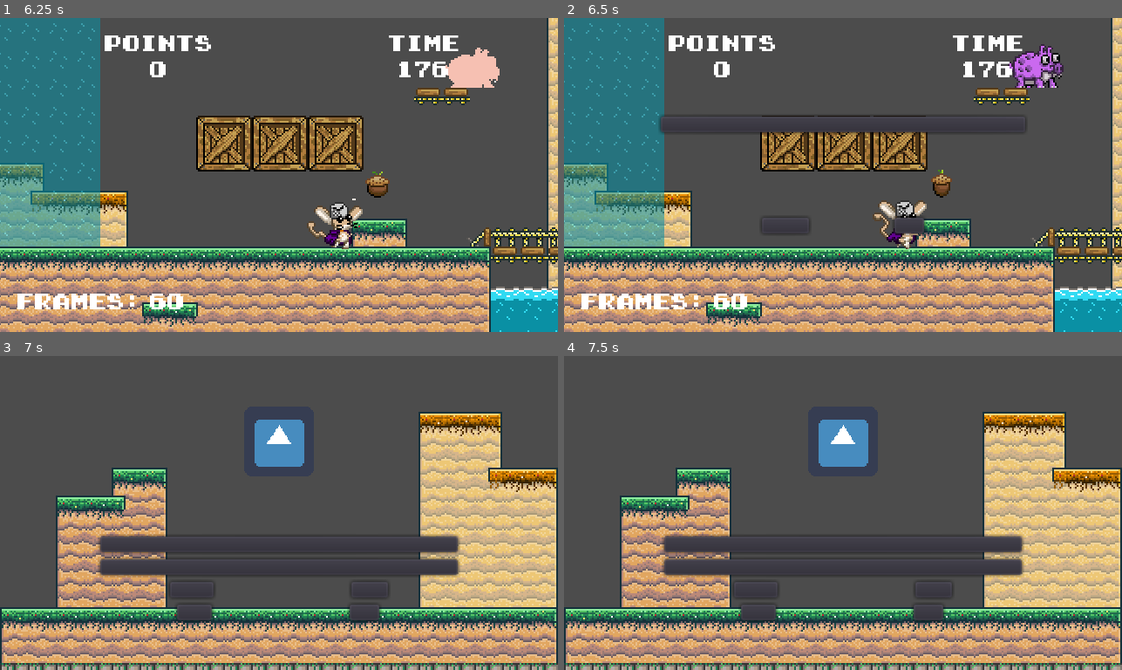
Above: before the commit, frames 1-4 (two rows, left to right).
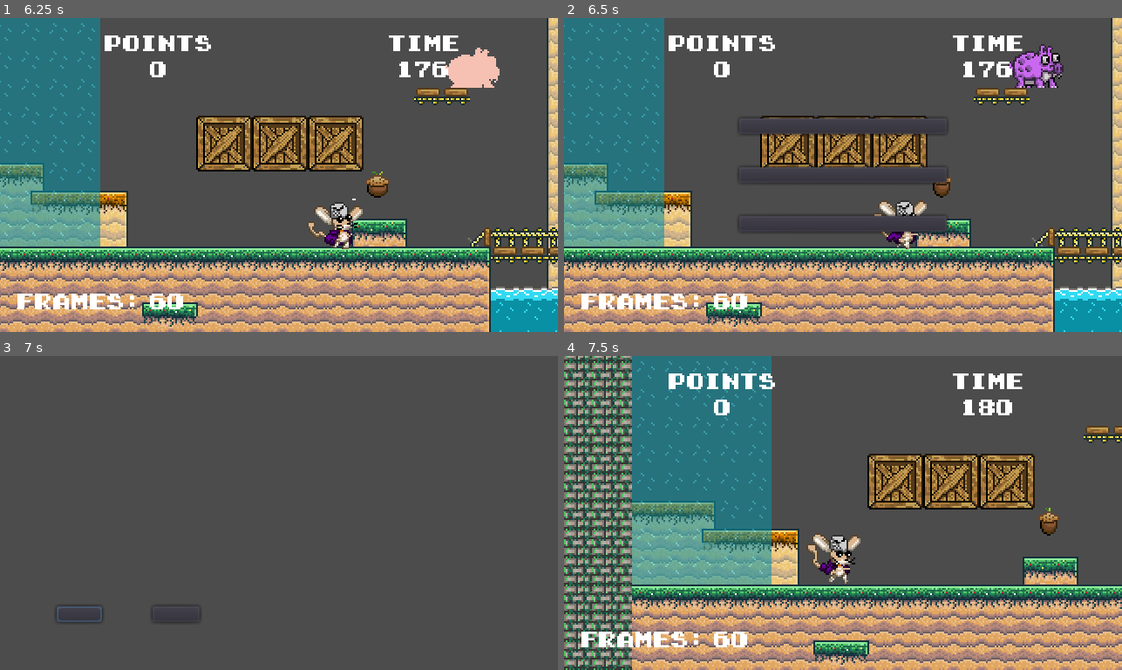
Above: after the commit, the same moments.

Repository: kmaxare/project-one
Game: Godot game, scene res://GUI/main_screen.tscn
Two runs of this game, one before a commit and one after it. Both use one fixed random seed, a clock stepped at 60 frames per second and the inputs below. The engine's default icon, where the game draws it, is replaced by a stand-in: a white triangle on a blue panel in a dark square.
Inputs (mouse positions are in pixels of both pictures, inside the frame that each line leads up to):
- Up to frame 1 (6.25 s): click "Start" at 0.5 s; click "Start" at 1.25 s; click "Ok" at 2 s; hold Right (ui_right) 2.78-4.28 s; hold Left (ui_left) 4.28-5.03 s; hold Right (ui_right) from 5.03 s (still down)
- Up to frame 2 (6.5 s): keep holding Right (ui_right); tap Space (pause) at 6.4 s
- Up to frame 3 (7 s): release Right (ui_right) at 6.5 s; click "return to menu" at 6.5 s
- Up to frame 4 (7.5 s): click (642, 613) at 7.25 s, where only the run after the commit has a clickable "restart level"

Frame 1 is identical in both runs. In frame 2, 1.8% of the frame differs, in the area x 17-83%, y 31-70%; in frame 3, 41%; in frame 4, 69%, in the area x 0-100%, y 0-100%.

Commit message:
Añadidos controles a los menus
Pausa
Creditos
Gameover
You win

Diff:
--- a/GUI/game_over.gd
+++ b/GUI/game_over.gd
@@ -1,15 +1,17 @@
 extends Control
 
-# Obtiene el nodo de texto para mostrar la puntuación del jugador
 onready var score = $VBoxContainer/Scores/Player/Score
 onready var top_player_score = $VBoxContainer/Scores/TopPlayer/Score
 onready var player_name = $VBoxContainer/Scores/Player/Name
 onready var top_player_name = $VBoxContainer/Scores/TopPlayer/Name
 
+onready var restart_level = $VBoxContainer2/RestartLevel
+
 # Función llamada al terminar la carga del nodo
 func _ready() -> void:
 	# Establece el texto de la puntuación del jugador en el valor actual de la puntuación
 	_adjust_score()
+	restart_level.grab_focus()
 
 func _adjust_score() -> void:
 	# Establece el texto de la puntuación del jugador en el valor actual de la puntuación
@@ -22,11 +24,10 @@
 	top_player_score.text = str(game_handler.top_player_score)
 	top_player_name.text = game_handler.top_player_name
 
-# Función llamada al presionar el botón de volver al menú principal
+func _on_restart_level_pressed() -> void:
+	if get_tree().change_scene(game_handler.current_level) != OK:
+		print("Error")
+
 func _on_return_menu_pressed() -> void:
-	# Cambia a la escena del menú principal
-	get_tree().change_scene("res://GUI/main_screen.tscn")
-
-func _on_restart_level_pressed() -> void:
-	get_tree().change_scene(game_handler.previous_scene)
-	pass # Replace with function body.
+	if get_tree().change_scene("res://GUI/main_screen.tscn") != OK:
+		print("Error")
--- a/GUI/game_over.tscn
+++ b/GUI/game_over.tscn
@@ -24,13 +24,11 @@
 
 [node name="VBoxContainer" type="VBoxContainer" parent="."]
 anchor_left = 0.5
-anchor_top = 0.5
 anchor_right = 0.5
-anchor_bottom = 0.5
 margin_left = -95.0
-margin_top = -87.0
+margin_top = 10.0
 margin_right = 95.0
-margin_bottom = 21.0
+margin_bottom = 108.0
 custom_constants/separation = 20
 alignment = 1
 
@@ -97,21 +95,39 @@
 align = 1
 valign = 1
 
-[node name="ReturnMenu" type="Button" parent="."]
-margin_left = 67.0
-margin_top = 151.0
-margin_right = 257.0
-margin_bottom = 176.0
+[node name="VBoxContainer2" type="HBoxContainer" parent="."]
+anchor_left = 0.5
+anchor_top = 1.0
+anchor_right = 0.5
+anchor_bottom = 1.0
+margin_left = -127.5
+margin_top = -35.0
+margin_right = 127.5
+margin_bottom = -35.0
+custom_constants/separation = 30
+
+[node name="RestartLevel" type="Button" parent="VBoxContainer2"]
+margin_right = 107.0
+margin_bottom = 21.0
+focus_neighbour_left = NodePath("../ReturnMenu")
+focus_neighbour_right = NodePath("../ReturnMenu")
+focus_next = NodePath("../ReturnMenu")
+focus_previous = NodePath("../ReturnMenu")
+custom_fonts/font = SubResource( 3 )
+text = "restart level"
+
+[node name="ReturnMenu" type="Button" parent="VBoxContainer2"]
+margin_left = 137.0
+margin_right = 255.0
+margin_bottom = 21.0
+focus_neighbour_left = NodePath("../RestartLevel")
+focus_neighbour_top = NodePath("../RestartLevel")
+focus_neighbour_right = NodePath("../RestartLevel")
+focus_neighbour_bottom = NodePath("../RestartLevel")
+focus_next = NodePath("../RestartLevel")
+focus_previous = NodePath("../RestartLevel")
 custom_fonts/font = SubResource( 3 )
 text = "return to menu"
 
-[node name="RestartLevel" type="Button" parent="."]
-margin_left = 68.0
-margin_top = 120.0
-margin_right = 258.0
-margin_bottom = 145.0
-custom_fonts/font = SubResource( 3 )
-text = "restart level"
-
-[connection signal="pressed" from="ReturnMenu" to="." method="_on_return_menu_pressed"]
-[connection signal="pressed" from="RestartLevel" to="." method="_on_restart_level_pressed"]
+[connection signal="pressed" from="VBoxContainer2/RestartLevel" to="." method="_on_restart_level_pressed"]
+[connection signal="pressed" from="VBoxContainer2/ReturnMenu" to="." method="_on_return_menu_pressed"]
--- a/GUI/pause.gd
+++ b/GUI/pause.gd
@@ -1,7 +1,12 @@
 extends Control
+
+onready var resume = $VBoxContainer/Resume
 
 # Variable para almacenar el estado de pausa del juego
 var game_paused = false
+
+func _ready():
+	resume.grab_focus()
 
 # Función que se ejecuta en cada proceso de física
 func _physics_process(delta):
--- a/GUI/pause.tscn
+++ b/GUI/pause.tscn
@@ -18,39 +18,45 @@
 anchor_top = 0.5
 anchor_right = 0.5
 anchor_bottom = 0.5
-margin_left = -104.0
-margin_top = -46.0
-margin_right = 104.0
-margin_bottom = 46.0
-custom_constants/separation = 50
+margin_left = -59.0
+margin_top = -51.5
+margin_right = 59.0
+margin_bottom = 51.5
+custom_constants/separation = 20
 alignment = 1
 
 [node name="Resume" type="Button" parent="VBoxContainer"]
-margin_right = 208.0
+margin_right = 118.0
 margin_bottom = 21.0
+focus_neighbour_top = NodePath("../Quit")
+focus_neighbour_bottom = NodePath("../ReturnMenu")
+focus_next = NodePath("../ReturnMenu")
+focus_previous = NodePath("../Quit")
 custom_fonts/font = SubResource( 1 )
 text = "resume"
 
-[node name="HBoxContainer" type="HBoxContainer" parent="VBoxContainer"]
-margin_top = 71.0
-margin_right = 208.0
-margin_bottom = 92.0
-custom_constants/separation = 50
-alignment = 1
-
-[node name="ReturnMenu" type="Button" parent="VBoxContainer/HBoxContainer"]
+[node name="ReturnMenu" type="Button" parent="VBoxContainer"]
+margin_top = 41.0
 margin_right = 118.0
-margin_bottom = 21.0
+margin_bottom = 62.0
+focus_neighbour_top = NodePath("../Resume")
+focus_neighbour_bottom = NodePath("../Quit")
+focus_next = NodePath("../Quit")
+focus_previous = NodePath("../Resume")
 custom_fonts/font = SubResource( 1 )
 text = "return to menu"
 
-[node name="Quit" type="Button" parent="VBoxContainer/HBoxContainer"]
-margin_left = 168.0
-margin_right = 208.0
-margin_bottom = 21.0
+[node name="Quit" type="Button" parent="VBoxContainer"]
+margin_top = 82.0
+margin_right = 118.0
+margin_bottom = 103.0
+focus_neighbour_top = NodePath("../ReturnMenu")
+focus_neighbour_bottom = NodePath("../Resume")
+focus_next = NodePath("../Resume")
+focus_previous = NodePath("../ReturnMenu")
 custom_fonts/font = SubResource( 1 )
 text = "quit"
 
 [connection signal="pressed" from="VBoxContainer/Resume" to="." method="_on_resume_pressed"]
-[connection signal="pressed" from="VBoxContainer/HBoxContainer/ReturnMenu" to="." method="_on_return_menu_pressed"]
-[connection signal="pressed" from="VBoxContainer/HBoxContainer/Quit" to="." method="_on_quit_pressed"]
+[connection signal="pressed" from="VBoxContainer/ReturnMenu" to="." method="_on_return_menu_pressed"]
+[connection signal="pressed" from="VBoxContainer/Quit" to="." method="_on_quit_pressed"]
--- a/GUI/you_win.gd
+++ b/GUI/you_win.gd
@@ -4,12 +4,14 @@
 # Obtiene el nodo de texto para mostrar la puntuación del jugador
 onready var score = $VBoxContainer/VBoxContainer2/Player/Score
 
+onready var return_menu = $VBoxContainer/ReturnMenu
+
 # Función llamada al terminar la carga del nodo
 func _ready():
 	# Establece el texto de la puntuación del jugador en el valor actual de la puntuación
-	score.text = GameHandler.points
+	score.text = str(game_handler.points)
+	return_menu.grab_focus()
 
-# Función llamada al presionar el botón de volver al menú principal
-func _on_Button_pressed():
-	# Cambia a la escena del menú principal
-	get_tree().change_scene("res://GUI/main_screen.tscn")
+func _on_ReturnMenu_pressed():
+	if get_tree().change_scene("res://GUI/main_screen.tscn") != OK:
+		print("Error")
--- a/GUI/you_win.tscn
+++ b/GUI/you_win.tscn
@@ -69,11 +69,11 @@
 align = 1
 valign = 1
 
-[node name="Button" type="Button" parent="VBoxContainer"]
+[node name="ReturnMenu" type="Button" parent="VBoxContainer"]
 margin_top = 93.0
 margin_right = 174.0
 margin_bottom = 118.0
 custom_fonts/font = SubResource( 3 )
 text = "return to menu"
 
-[connection signal="pressed" from="VBoxContainer/Button" to="." method="_on_Button_pressed"]
+[connection signal="pressed" from="VBoxContainer/ReturnMenu" to="." method="_on_ReturnMenu_pressed"]
--- a/game_handler.gd
+++ b/game_handler.gd
@@ -1,7 +1,7 @@
 extends Node
 
 #variable de la dirección ultima escena jugada
-var previous_scene : String = "res://GUI/main_screen.tscn"
+var current_level : String
 #variables para el ranking de jugadores
 var player_name : String = "New Player"
 var player_score = 0
@@ -21,4 +21,5 @@
 		get_tree().reload_current_scene()
 
 func game_over():
-	get_tree().change_scene("res://GUI/game_over.tscn")
+	if get_tree().change_scene("res://GUI/game_over.tscn") != OK:
+		print("Error")
--- a/interactive_objects/powerup.gd
+++ b/interactive_objects/powerup.gd
@@ -8,7 +8,6 @@
 		game_handler.time += extra_time
 #		queue_free() # Se pasa a animation_finished (Pixel).
 
-
 # Codigo espageti de Pixel.
 func _on_AnimationPlayer_animation_finished(anim_name: String) -> void:
 	if anim_name == "collected":
--- a/interactive_objects/slab_rotating_wheel.gd
+++ b/interactive_objects/slab_rotating_wheel.gd
@@ -1,6 +1,4 @@
 extends StaticBody2D
 
 func _ready():
-
-	$CollisionShape2D.one_way_collision
 	pass
--- a/levels/level_one.gd
+++ b/levels/level_one.gd
@@ -3,6 +3,8 @@
 var cont = 0
 
 func _ready() -> void:
+	game_handler.current_level = "res://levels/level_one.tscn"
+
 	game_handler.time = 180
 	game_handler.points = 0
 
@@ -18,6 +20,5 @@
 		if game_handler.time == 0:
 			game_handler.game_over()
 
-
 func _on_LevelOne_tree_exiting() -> void:
-	game_handler.previous_scene = "res://levels/level_one.tscn"
+	get_tree().change_scene("res://GUI/game_over.tscn")
--- a/project.godot
+++ b/project.godot
@@ -59,6 +59,20 @@
 , Object(InputEventKey,"resource_local_to_scene":false,"resource_name":"","device":0,"alt":false,"shift":false,"control":false,"meta":false,"command":false,"pressed":false,"scancode":68,"physical_scancode":0,"unicode":0,"echo":false,"script":null)
  ]
 }
+ui_up={
+"deadzone": 0.5,
+"events": [ Object(InputEventKey,"resource_local_to_scene":false,"resource_name":"","device":0,"alt":false,"shift":false,"control":false,"meta":false,"command":false,"pressed":false,"scancode":16777232,"physical_scancode":0,"unicode":0,"echo":false,"script":null)
+, Object(InputEventJoypadButton,"resource_local_to_scene":false,"resource_name":"","device":0,"button_index":12,"pressure":0.0,"pressed":false,"script":null)
+, Object(InputEventKey,"resource_local_to_scene":false,"resource_name":"","device":0,"alt":false,"shift":false,"control":false,"meta":false,"command":false,"pressed":false,"scancode":87,"physical_scancode":0,"unicode":0,"echo":false,"script":null)
+ ]
+}
+ui_down={
+"deadzone": 0.5,
+"events": [ Object(InputEventKey,"resource_local_to_scene":false,"resource_name":"","device":0,"alt":false,"shift":false,"control":false,"meta":false,"command":false,"pressed":false,"scancode":16777234,"physical_scancode":0,"unicode":0,"echo":false,"script":null)
+, Object(InputEventJoypadButton,"resource_local_to_scene":false,"resource_name":"","device":0,"button_index":13,"pressure":0.0,"pressed":false,"script":null)
+, Object(InputEventKey,"resource_local_to_scene":false,"resource_name":"","device":0,"alt":false,"shift":false,"control":false,"meta":false,"command":false,"pressed":false,"scancode":83,"physical_scancode":0,"unicode":0,"echo":false,"script":null)
+ ]
+}
 enter={
 "deadzone": 0.5,
 "events": [ Object(InputEventKey,"resource_local_to_scene":false,"resource_name":"","device":0,"alt":false,"shift":false,"control":false,"meta":false,"command":false,"pressed":false,"scancode":0,"physical_scancode":16777221,"unicode":0,"echo":false,"script":null)
